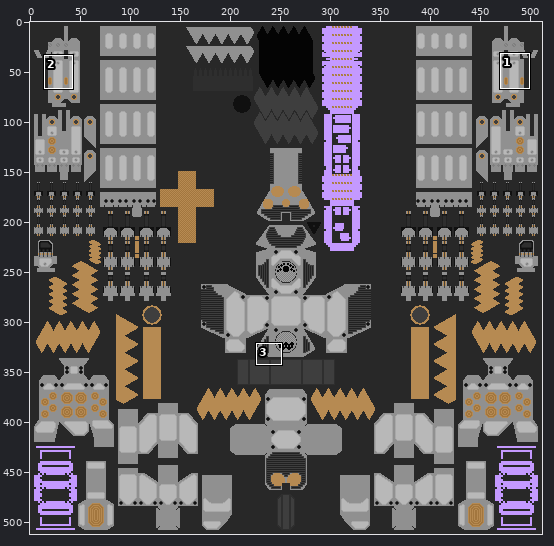
Pixel-art file -- exegesis_vrc_avatars/Assets/_exegesis/obi-me/obi-me.aseprite. Above, an overview of the earlier version with the close-up marked.
Close-up. Before the edit:
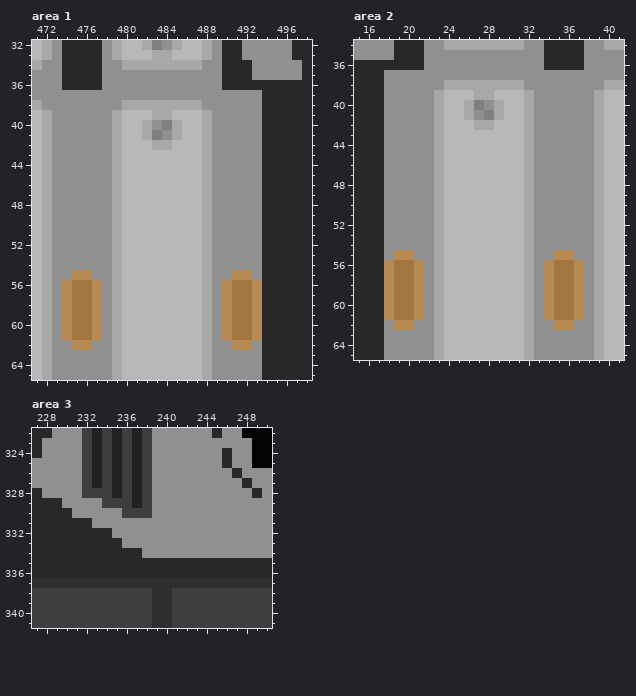
512x512 pixels, 1 frame. Colours within 5 levels of each other are drawn and written as one. Shown: area 1: x 471..498, y 32..65; area 2: x 15..41, y 34..65; area 3: x 227..250, y 322..341. The commit also changed other parts of the picture, which this record leaves out.
After:
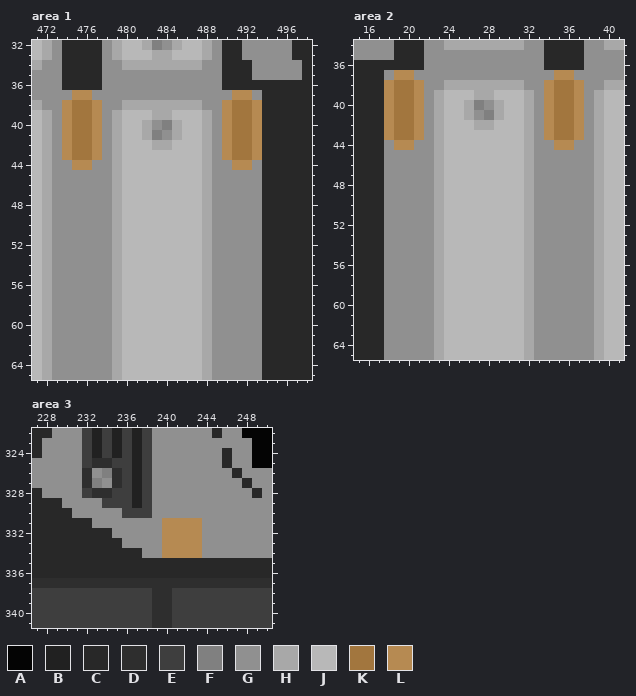
Palette (. is transparent): A #040404  B #212121  C #282828  D #2e2e2e  E #3e3e3e  F #808080  G #909090  H #a8a8a8  J #b8b8b8  K #a2763e  L #b68a52
Changes in this commit:
layer "albedo/albedo_BG" added
layer "albedo/chassis" added
layer "albedo/rollbar_sockets" added
layer "albedo/vents" added
layer "albedo/fasteners" added
layer "albedo/mag_holsters" added
layer "albedo_BG" removed
layer "chassis" removed
layer "vents" removed
layer "minor_arms/base_panels" removed
layer "minor_arms/chassis" removed
layer "minor_arms/mag_holsters" removed
Area 1, layers "albedo/mag_holsters", "albedo/chassis":
Colour G replaces colour K in rows 56 to 61 at x 475 to 476 and 491 to 492.
Colour G replaces colour L in row 55 at x 475 to 476 and 491 to 492; in rows 56 to 61 at x 474, 477, 490 and 493; in row 62 at x 475 to 476 and 491 to 492.
Colour K replaces colour G in rows 38 to 43 at x 475 to 476 and 491 to 492.
Colour L replaces colour G in row 37 at x 475 to 476 and 491 to 492; in rows 38 to 43 at x 474, 477, 490 and 493; in row 44 at x 475 to 476 and 491 to 492.
Area 2, layers "albedo/mag_holsters", "albedo/chassis":
Colour G replaces colour K in rows 56 to 61 at x 19 to 20 and 35 to 36.
Colour G replaces colour L in row 55 at x 19 to 20 and 35 to 36; in rows 56 to 61 at x 18, 21, 34 and 37; in row 62 at x 19 to 20 and 35 to 36.
Colour K replaces colour G in rows 38 to 43 at x 19 to 20 and 35 to 36.
Colour L replaces colour G in row 37 at x 19 to 20 and 35 to 36; in rows 38 to 43 at x 18, 21, 34 and 37; in row 44 at x 19 to 20 and 35 to 36.
Area 3, layers "albedo/fasteners", "albedo/rollbar_sockets":
Colour D replaces colour B in row 325 at x 233; in rows 326 to 327 at x 235.
Colour D replaces colour E in row 325 at x 234; in rows 326 to 327 at x 232; in row 328 at x 233 to 234.
Colour E replaces colour B in row 325 at x 235; in row 328 at x 235.
Colour F replaces colour B in row 327 at x 233.
Colour F replaces colour E in row 326 at x 234.
Colour G replaces colour B in row 326 at x 233.
Colour G replaces colour E in row 327 at x 234.
Colour L replaces colour G in rows 331 to 334 at x 240 to 243.
